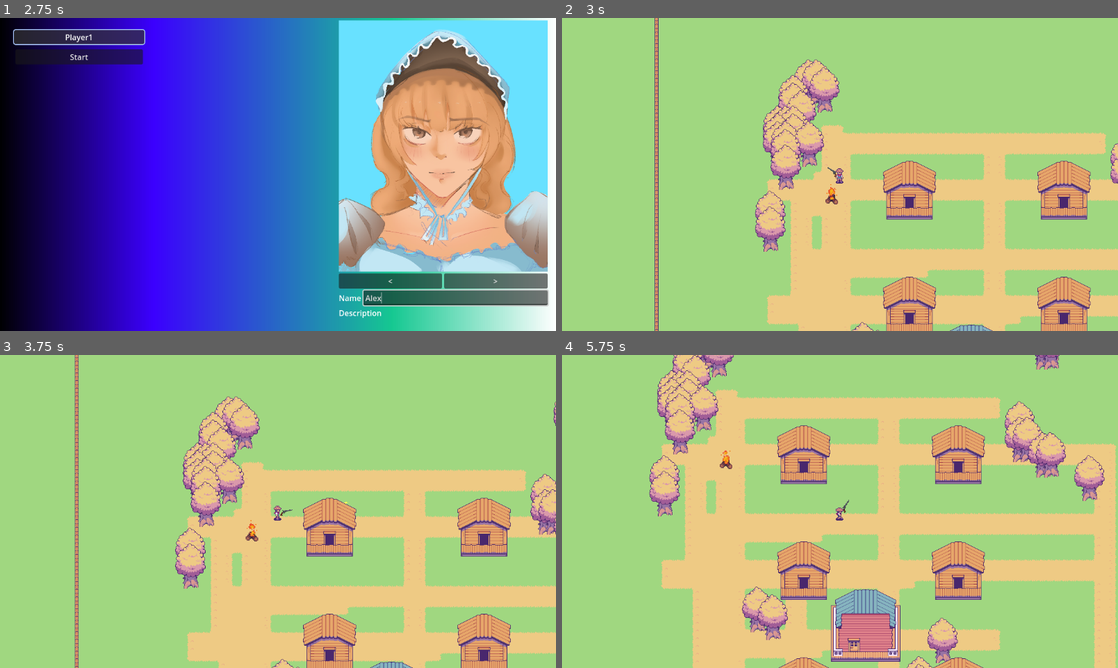
Above: before the commit, frames 1-4 (two rows, left to right).
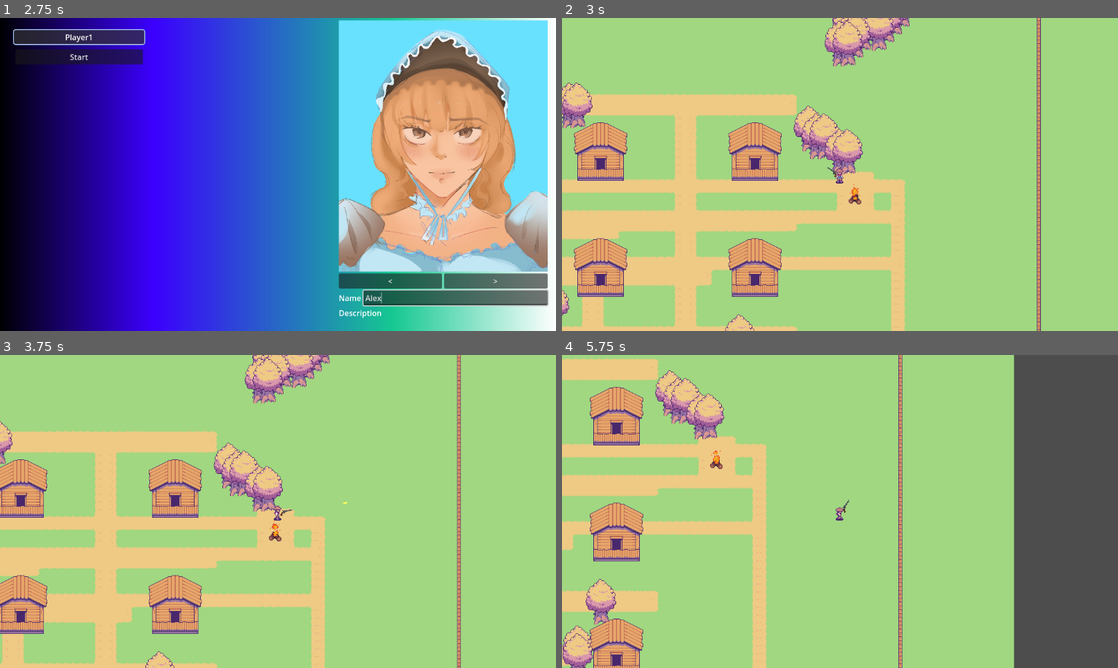
Above: after the commit, the same moments.

Repository: AugustanaCSC490Spring2025/Trail
Game: Godot game, scene res://Scenes/game.tscn
Same seed, same stepped clock (60 frames per second), same inputs: the game is played once before the commit and once after it.
Inputs (mouse positions are in pixels of both pictures, inside the frame that each line leads up to):
- Up to frame 1 (2.75 s): click (233, 136) at 0.52 s; type "12" at 0.6 s; click "Create Lobby" at 1.25 s; click (455, 296) at 2.02 s; type "Alex" at 2.1 s
- Up to frame 2 (3 s): click "Start" at 2.75 s
- Up to frame 3 (3.75 s): tap Enter at 3.5 s; move the mouse to (400, 495) at 3.52 s; hold D (move right) from 3.53 s (still down); click (400, 495) at 3.6 s
- Up to frame 4 (5.75 s): move the mouse to (728, 527) at 4.27 s; release D (move right) at 4.28 s; hold S (move down) 4.28-5.03 s; tap Mouse wheel down (zoom_in) at 4.35 s; move the mouse to (895, 442) at 5.02 s; hold D (move right) from 5.03 s (still down); tap Mouse wheel up (zoom_out) at 5.1 s

Frame 1 is identical in both runs. In frame 2, 47% of the frame differs, in the area x 0-100%, y 0-100%; in frame 3, 47%; in frame 4, 65%.

Commit message:
Slight fix on Buildings

Diff:
--- a/Scripts/game.gd
+++ b/Scripts/game.gd
@@ -29,4 +29,5 @@
 	map = network.map
 	print("start %s" % map)
 	get_node('/root/Game/Scene').add_child(map)
+
 	#scene.add_child(map, true)
--- a/Scripts/map.gd
+++ b/Scripts/map.gd
@@ -13,8 +13,8 @@
 var width : int = 120
 var height : int = 120
 
-var half_width = width / 2
-var half_height = height / 2
+var half_width = int(width / 2)
+var half_height = int(height / 2)
 
 const BUILDING_TILE_SIZE = 3
 
@@ -58,8 +58,8 @@
 var campfire_tile_pos : Vector2i
 var campfire_scene
 var fire_pos = Vector2i(
-	randi_range(int(-half_width) + 30, int(half_width) - 30),
-	randi_range(int(-half_height) + 30, int(half_height) - 30)
+	randi_range(int(-half_width) + 25, int(half_width) - 25),
+	randi_range(int(-half_height) + 25, int(half_height) - 25)
 )
 
 func _ready():
@@ -75,6 +75,7 @@
 	noise.set_seed(mapSeed)
 	tree_noise = tree_noise_texture.noise
 	generate_world()
+	get_node('/root/Game/LoadingScreen').hide()
 	#for player in network.players:
 		#var player_body = player.getPlayerBody()
 		#spawned_nodes.add_child(player_body, true)
@@ -116,13 +117,6 @@
 			grass_positions[idx] = Vector2(x, y)
 			idx += 1
 	grass_tilemaplayer.set_cells_terrain_connect(grass_positions, 0, 0)
-	#for x in range(int(-half_width), int(half_width)):
-		#for y in range(int(-half_height), int(half_height)):
-			#tree_noise_val = tree_noise.get_noise_2d(x, y)
-			#generate_wall(x, y)
-			#grass_arr.append(Vector2(x, y))
-			#tree_noise_val_arr.append(tree_noise_val)
-	#grass_tilemaplayer.set_cells_terrain_connect(grass_arr, 0, 0)
 	campfire_scene = campfire.instantiate()
 	generate_campfire_location(fire_pos)
 	# Add players near the campfire
@@ -131,7 +125,7 @@
 		var player_body = player.getPlayerBody()
 		spawned_nodes.add_child(player_body, true)
 		# Position the player near the campfire
-		var offset = Vector2(player_spawn_rng.randi_range(-2, 2), player_spawn_rng.randi_range(-2, 2)) * 16  # small random spread
+		var offset = Vector2(player_spawn_rng.randi_range(-4, 4), player_spawn_rng.randi_range(-4, 4)) * 8  # small random spread
 		player_body.position = grass_tilemaplayer.map_to_local(fire_pos) + offset
 		spawn_count+=2
 		if player_body.has_method("enableCamera"):
@@ -153,7 +147,7 @@
 	# Clear a 6x7 dirt area
 	for x in range(center.x - 6, center.x + 7):
 		for y in range(center.y - 6, center.y + 7):
-			var pos = Vector2(x, y)
+			var pos = Vector2i(x, y)
 			if (x < center.x + 3 and x > center.x - 3) and (y < center.y + 4 and y > center.y - 3):
 				dirt_arr.append(pos)
 				dirt_dict[pos] = true
@@ -173,12 +167,13 @@
 		player_body.position = (spawn_arr[player_count])
 		player_count+=1
 
-func generate_road_path(start: Vector2, end: Vector2, dir: int) -> Array:
+func generate_road_path(start: Vector2i, end: Vector2i, dir: int) -> Array:
 	var path = []
 	var current = start
 	while current != end:
 		if is_in_bounds(current):
-			path.append(current)
+			path.append(Vector2i(current))
+			print("Current"+ str(current))
 		# Adjust the movement direction if we are about to go out of bounds
 		if dir == 0:
 			if current.x != end.x:
@@ -203,7 +198,8 @@
 		if path.size() > 1 and current == path[path.size() - 1]:
 			break
 	if is_in_bounds(current):
-		path.append(current)
+		path.append(Vector2i(current))
+		print("Current"+ str(current))
 	return path
 
 func generate_trees():
@@ -219,10 +215,10 @@
 	var tree_positions = PackedVector2Array()
 	for pos in grass_positions:
 		var center_pos = Vector2i(pos.x +2, pos.y +3)
-		if not dirt_lookup.has(center_pos):
-			var noise_val := tree_noise.get_noise_2d(center_pos.x * noise_scale, center_pos.y * noise_scale)
-			if noise_val > threshold and tree_rng.randf() < 0.5 and is_in_bounds(center_pos):  # Secondary randomness
-				tree_positions.append(center_pos)
+		if not dirt_dict.has(pos):
+			var noise_val := tree_noise.get_noise_2d(pos.x * noise_scale, pos.y * noise_scale)
+			if noise_val > threshold and tree_rng.randf() < 0.5 and is_in_bounds(pos):  # Secondary randomness
+				tree_positions.append(pos)
 	for pos in tree_positions:
 		object_tilemaplayer.set_cell(pos, 0, tree_atlas)
 
@@ -230,8 +226,8 @@
 func paint_road(road_positions: Array):
 	for pos in road_positions:
 		if is_in_bounds(pos) and not dirt_arr.has(pos):
-			dirt_arr.append(pos)
-			dirt_dict[pos] = true
+			dirt_arr.append(Vector2i(pos))
+			dirt_dict[Vector2i(pos)] = true
 			# Add road to dirt layer
 
 func connect_towns_and_campfire():
@@ -248,7 +244,7 @@
 	# Paint the roads after generating them
 	paint_road(road_positions)
 func is_in_bounds(pos: Vector2i) -> bool:
-	return pos.x >= int(-half_width+30) and pos.x < int(half_width-30) and pos.y >= int(-half_height+30) and pos.y < int(half_height-30)
+	return pos.x >= int(-half_width+25) and pos.x < int(half_width-25) and pos.y >= int(-half_height+25) and pos.y < int(half_height-25)
 # Modified function to ensure roads stay within bounds by rerouting when necessary
 func generate_random_manhattan_road(start: Vector2i, end: Vector2i, dir: int) -> Array:
 	var path = []
@@ -256,7 +252,7 @@
 
 	while current != end:
 		if is_in_bounds(current):
-			path.append_array(get_3x3_area(current))
+			path.append_array(get_2x2_area(current))
 
 		if dir == 0:  # Prioritize horizontal movement
 			if current.x != end.x:
@@ -275,10 +271,10 @@
 	return path
 
 
-func get_3x3_area(center: Vector2i) -> Array:
+func get_2x2_area(center: Vector2i) -> Array:
 	var area = []
-	for dx in range(-1, 2):
-		for dy in range(-1, 2):
+	for dx in range(-1, 1):
+		for dy in range(-1, 1):
 			var pos = center + Vector2i(dx, dy)
 			# Optional: Only add if within bounds
 			if is_in_bounds(pos):
@@ -308,33 +304,42 @@
 			var start = Vector2i(x + offset, origin.y)
 			var end = Vector2i(x + offset, origin.y + size.y)
 			road_positions.append_array(generate_road_path(start, end, dir_seed_x))
+
 	# Generate horizontal roads
 	for y in range(origin.y, origin.y + size.y, spacing_y):
 		for offset in range(road_width):
 			var start = Vector2i(origin.x, y + offset)
 			var end = Vector2i(origin.x + size.x, y + offset)
+
 			road_positions.append_array(generate_road_path(start, end, dir_seed_y))
 	# Paint the roads
 	paint_road(road_positions)
+	generate_buildings(origin, building_size, size, Vector2i(spacing_x, spacing_y))
 	# Place buildings
-	for x in range(origin.x, origin.x + size.x, spacing_x):
-		for y in range(origin.y, origin.y + size.y, spacing_y):
+func generate_buildings(origin: Vector2i, building_size: Vector2i,  size: Vector2i, spacing: Vector2i):
+	var atlas_list = house_atlas1
+	var atlas_seed = house_atlas_rng.randi_range(0, 8)
+	var atlas_list_size = atlas_list.size()
+	var road_width = 3
+	for x in range(origin.x, origin.x + size.x, spacing.x):
+		for y in range(origin.y, origin.y + size.y, spacing.y):
 			var top_left = Vector2i(x + road_width, y + road_width)
 			var valid := true
-
+			print("Top Left: " + str(top_left))
+			print("Builing Size: " + str(building_size))
 			# Check the full building footprint
 			for bx in range(building_size.x):
 				for by in range(building_size.y):
 					var check_pos = top_left + Vector2i(bx, by)
+					print(str(check_pos))
 					if not is_in_bounds(check_pos) or dirt_dict.has(check_pos):
-						print(str(check_pos))
+						print("Has Dirt: " + str(check_pos))
 						valid = false
 						break
-				if not valid:
+				if valid == false:
 					break
-
 			if valid:
-				var center_pos = Vector2i(top_left + building_size / 2)
+				var center_pos = Vector2i(top_left + (Vector2i(int(building_size.x/2), int(building_size.y/2))))
 				var atlas = atlas_list[atlas_seed]
 				building_arr.append(center_pos)
 				print("BUILDING "+str(center_pos))
